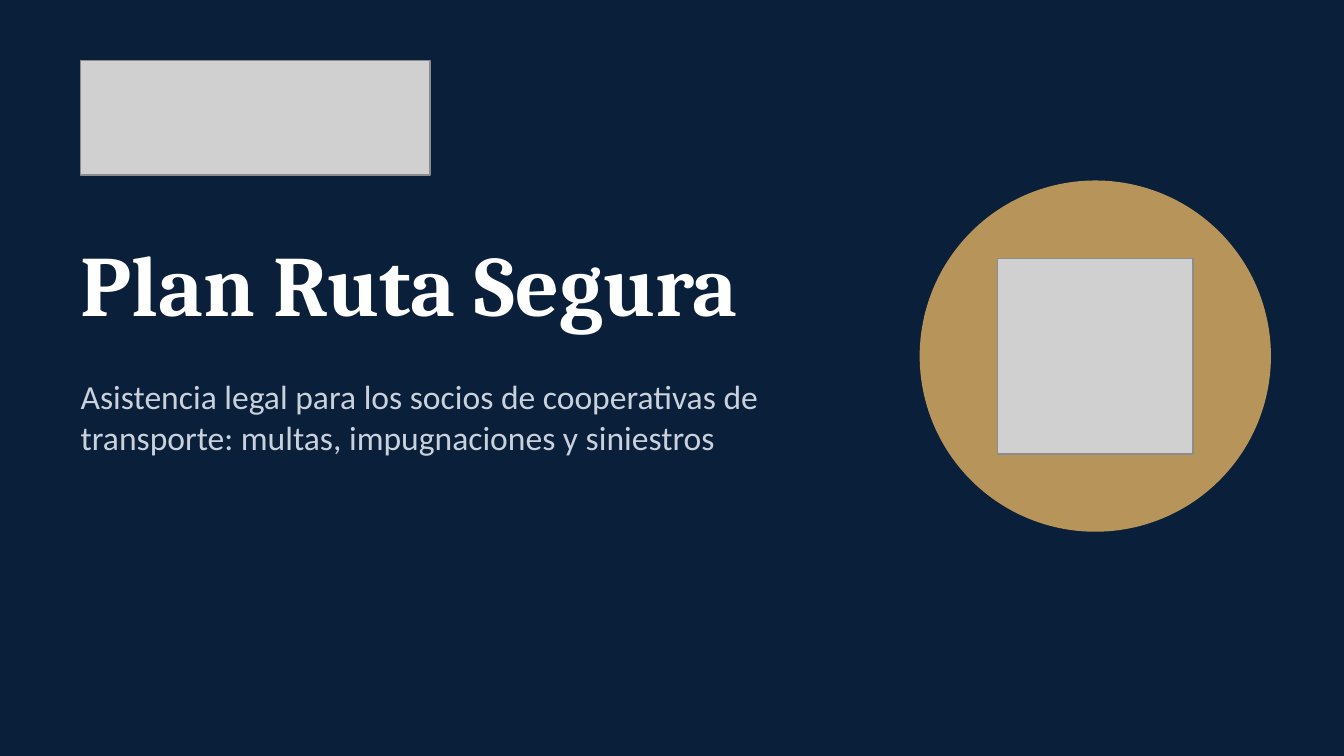
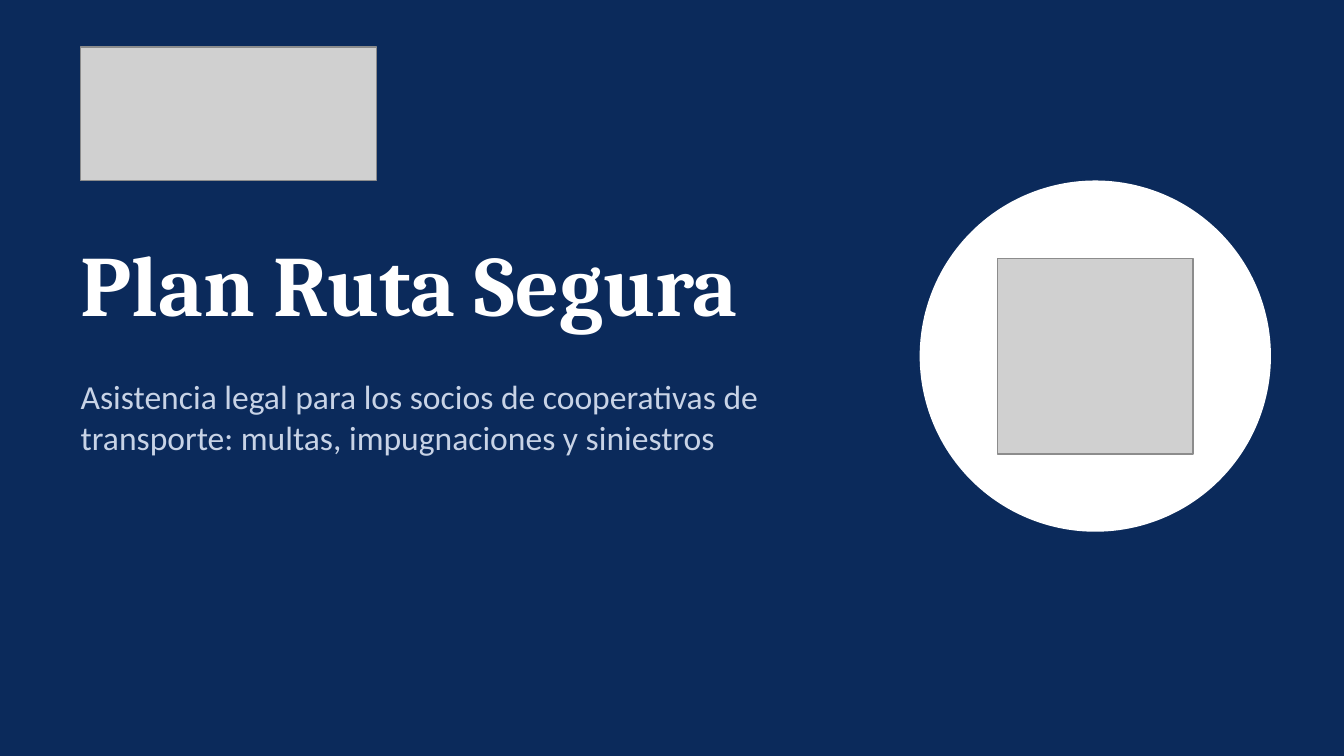
Before and after one commit to fernandotufino1983-arch/Almacenamiento-claude, a slide deck: slide 1 of jurix-global/presentacion-plan-ruta-segura-version-b.pptx. Drawn at 1344x756 pixels with LibreOffice and Linux fonts; fonts in the diff are those of the drawing; grey boxes stand for pictures. Boxes give left, top, right and bottom in pixels: in the first picture for what was removed or moved away, otherwise in the second. Text is boxed around its words. In the diff, an @@ line names an element or a change of style, - is before the commit and + after.

```diff
--- a/jurix-global/presentacion-plan-ruta-segura-version-b.pptx
+++ b/jurix-global/presentacion-plan-ruta-segura-version-b.pptx
@@ background #0A1F3A to #0B2A5B @@
@@ picture: place and size @@
-picture at [81, 60, 430, 175]
+picture at [81, 47, 376, 180]
@@ ellipse at [921, 181, 1270, 531]: fill #B7955A to #FFFFFF; outline #B7955A 1 pt to #FFFFFF 1 pt @@
@@ text "Asistencia legal para los socios ..." at [81, 385, 758, 456]: text colour #C9D1DC to #C8D3E6 @@
```
Also in this commit, not shown: 10 other slides changed, 13 other files.
